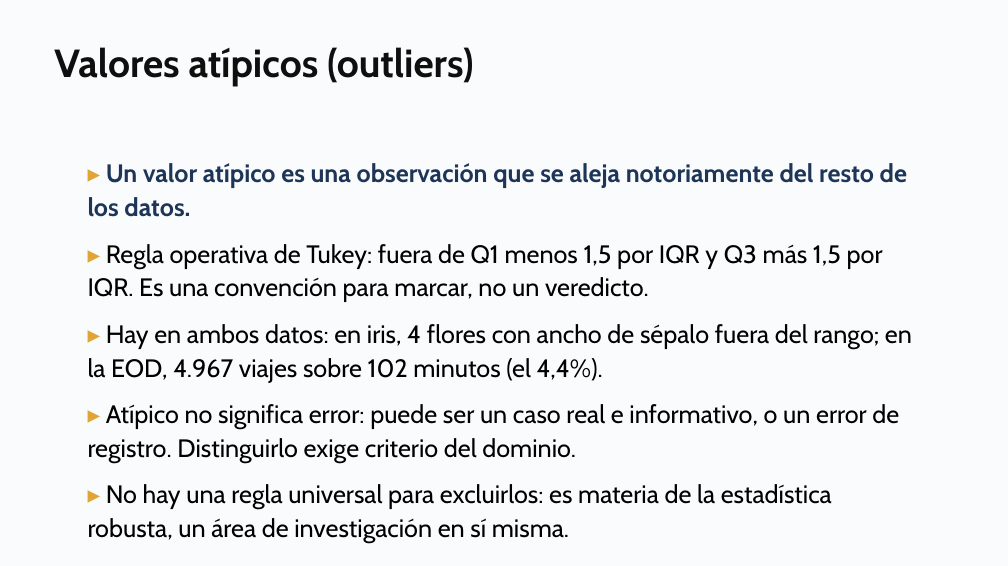
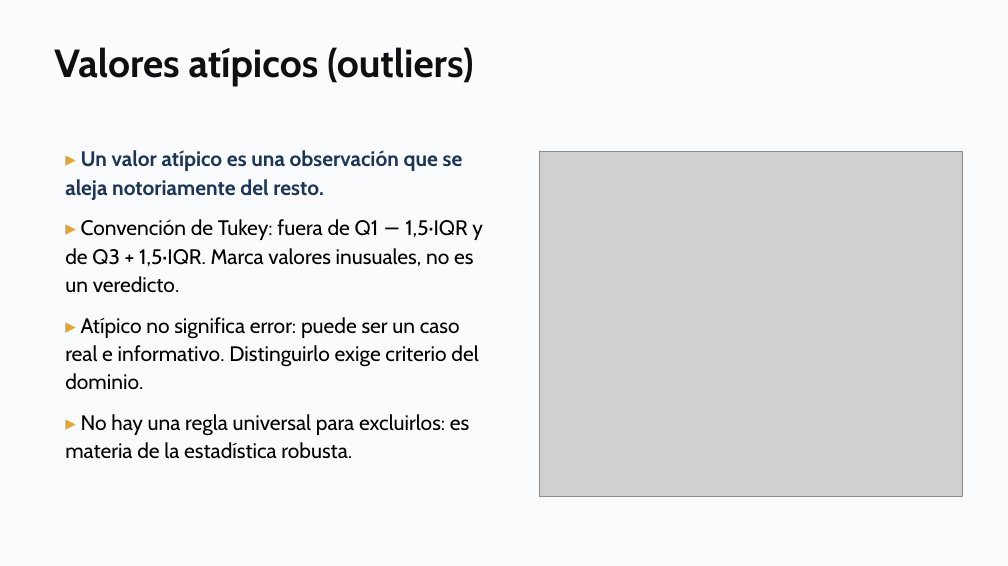
Before and after one commit to daniopitz/diplomado-cdd, a slide deck: slide 30 of presentaciones/clase02_eda_descriptiva.pptx. Drawn at 1008x566 pixels with LibreOffice and Linux fonts; fonts in the diff are those of the drawing; grey boxes stand for pictures. Boxes give left, top, right and bottom in pixels: in the first picture for what was removed or moved away, otherwise in the second. Text is boxed around its words. In the diff, an @@ line names an element or a change of style, - is before the commit and + after.

```diff
--- a/presentaciones/clase02_eda_descriptiva.pptx
+++ b/presentaciones/clase02_eda_descriptiva.pptx
@@ text at [65,150,483,459]: text changed; size 18 to 15 pt @@
-▸ Un valor atípico es una observación que se aleja notoriamente del resto de los datos.
-▸ Regla operativa de Tukey: fuera de Q1 menos 1,5 por IQR y Q3 más 1,5 por IQR. Es una convención para marcar, no un veredicto.
-▸ Hay en ambos datos: en iris, 4 flores con ancho de sépalo fuera del rango; en la EOD, 4.967 viajes sobre 102 minutos (el 4,4%).
-▸ Atípico no significa error: puede ser un caso real e informativo, o un error de registro. Distinguirlo exige criterio del dominio.
-▸ No hay una regla universal para excluirlos: es materia de la estadística robusta, un área de investigación en sí misma.
+▸ Un valor atípico es una observación que se aleja notoriamente del resto.
+▸ Convención de Tukey: fuera de Q1 − 1,5·IQR y de Q3 + 1,5·IQR. Marca valores inusuales, no es un veredicto.
+▸ Atípico no significa error: puede ser un caso real e informativo. Distinguirlo exige criterio del dominio.
+▸ No hay una regla universal para excluirlos: es materia de la estadística robusta.
@@ picture added at [539,151,963,497] @@
```
Also in this commit, not shown: 1 other file.
